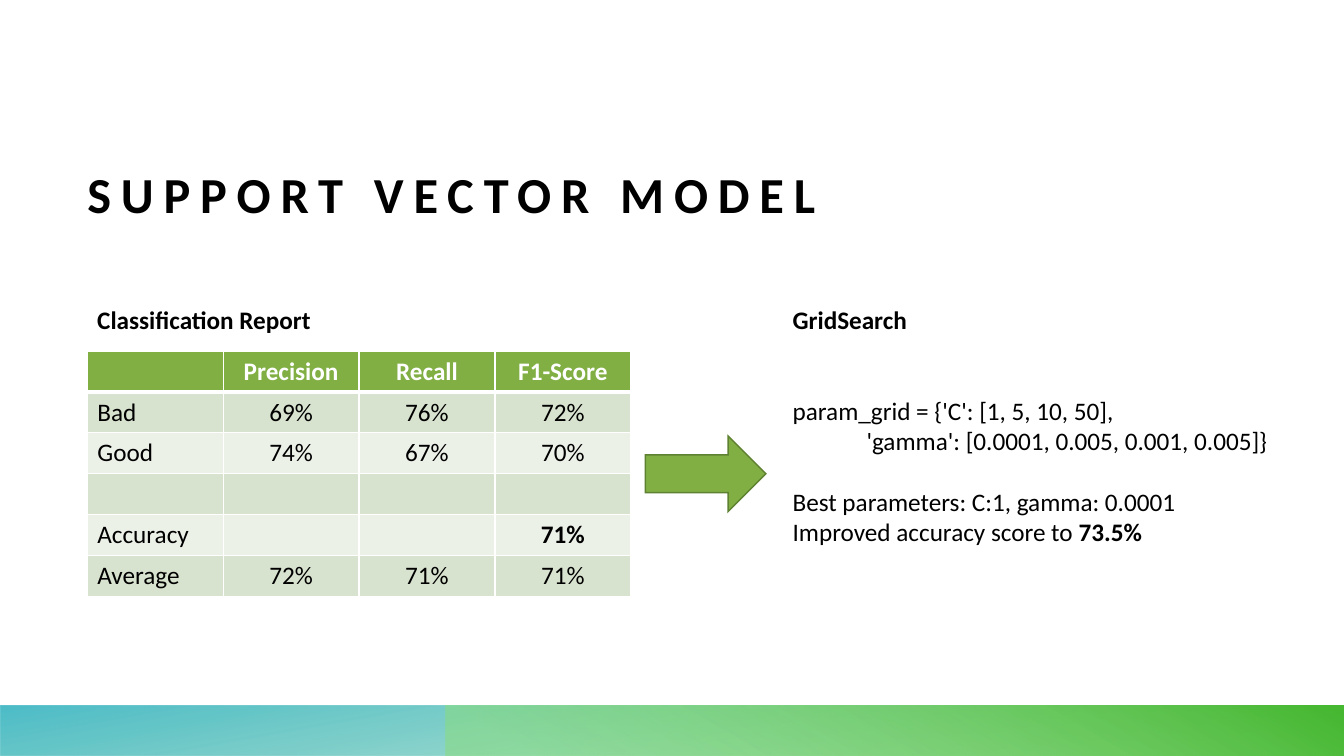
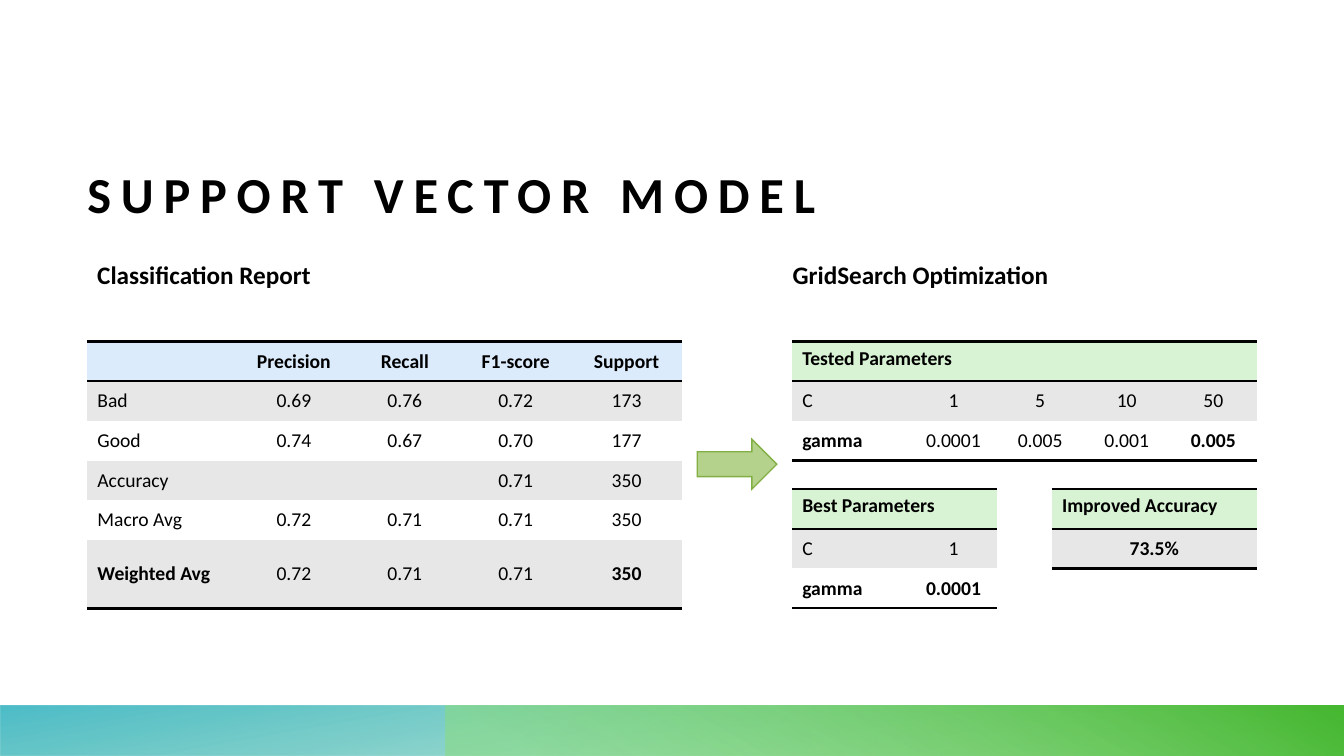
Before and after one commit to kirstenfischl/credit-classification, a slide deck: slide 5 of Final_Presentation.pptx (slide 6 before the commit). Drawn at 1344x756 pixels with LibreOffice and Linux fonts; fonts in the diff are those of the drawing. Boxes give left, top, right and bottom in pixels: in the first picture for what was removed or moved away, otherwise in the second. Text is boxed around its words. In the diff, an @@ line names an element or a change of style, - is before the commit and + after.

Commit message:
final presentation complete

```diff
--- a/Final_Presentation.pptx
+++ b/Final_Presentation.pptx
@@ text "Classification Report": place and size @@
-text "Classification Report" at bbox=[97, 311, 310, 333]
+text "Classification Report" at bbox=[97, 266, 310, 288]
@@ text at bbox=[793, 266, 1048, 288]: text changed; bold on @@
-GridSearch
-param_grid = {'C': [1, 5, 10, 50],
-'gamma': [0.0001, 0.005, 0.001, 0.005]}
-Best parameters: C:1, gamma: 0.0001
-Improved accuracy score to 73.5%
+GridSearch Optimization
@@ table at bbox=[88, 342, 683, 609] @@
-column 1:  | Bad | Good |  | Accuracy | Average
-column 2: Precision | 69% | 74% |  |  | 72%
-column 3: Recall | 76% | 67% |  |  | 71%
-column 4: F1-Score | 72% | 70% |  | 71% | 71%
+column 1:  | Bad | Good | Accuracy | Macro Avg | Weighted Avg
+column 2: Precision | 0.69 | 0.74 |  | 0.72 | 0.72
+column 3: Recall | 0.76 | 0.67 |  | 0.71 | 0.71
+column 4: F1-score | 0.72 | 0.70 | 0.71 | 0.71 | 0.71
+column 5: Support | 173 | 177 | 350 | 350 | 350
@@ table: place and size @@
-table at bbox=[88, 351, 632, 596]
+table at bbox=[88, 342, 683, 609]
@@ table added at bbox=[792, 342, 1257, 461], 3 rows, 5 columns @@
+Tested Parameters |  |  |  | 
+C | 1 | 5 | 10 | 50
+gamma | 0.0001 | 0.005 | 0.001 | 0.005
@@ right arrow: place and size @@
-right arrow at bbox=[645, 437, 766, 512]
+right arrow at bbox=[698, 440, 777, 489]
@@ right arrow at bbox=[698, 440, 777, 489]: fill #81AF44 to #B4D28C; outline #5F8132 1 pt to #81AF44 1 pt @@
@@ table added at bbox=[792, 489, 997, 608], 3 rows, 2 columns @@
+Best Parameters | 
+C | 1
+gamma | 0.0001
@@ table added at bbox=[1053, 489, 1257, 569], 2 rows, 1 columns @@
+Improved Accuracy
+73.5%
```
Also in this commit, not shown: 1 other slide changed, 6 slides added, 3 slides removed.
